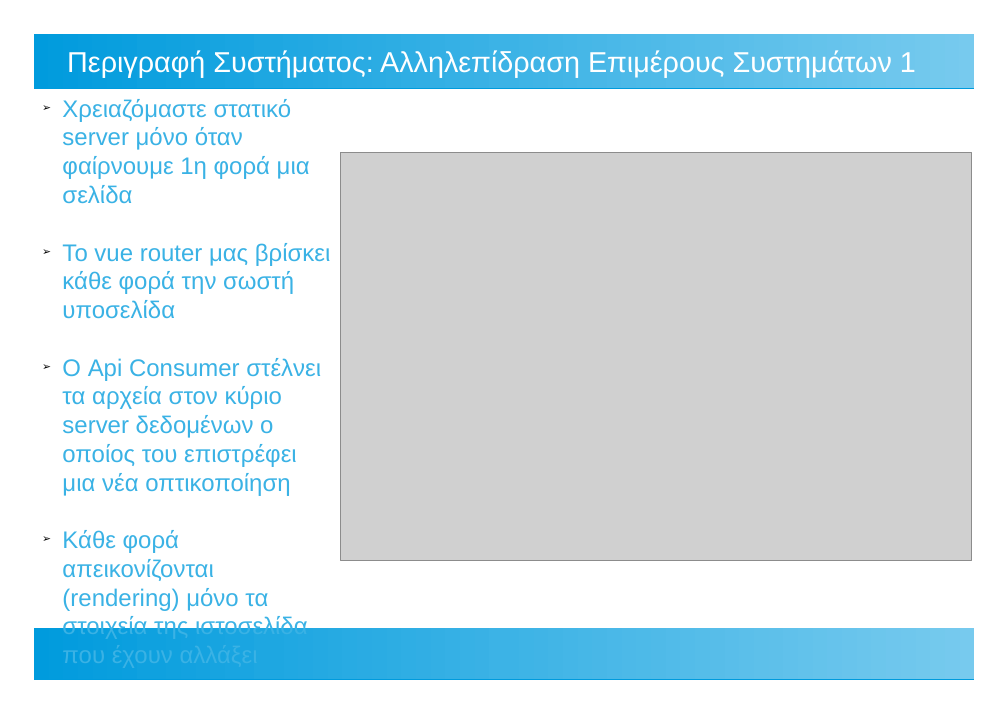
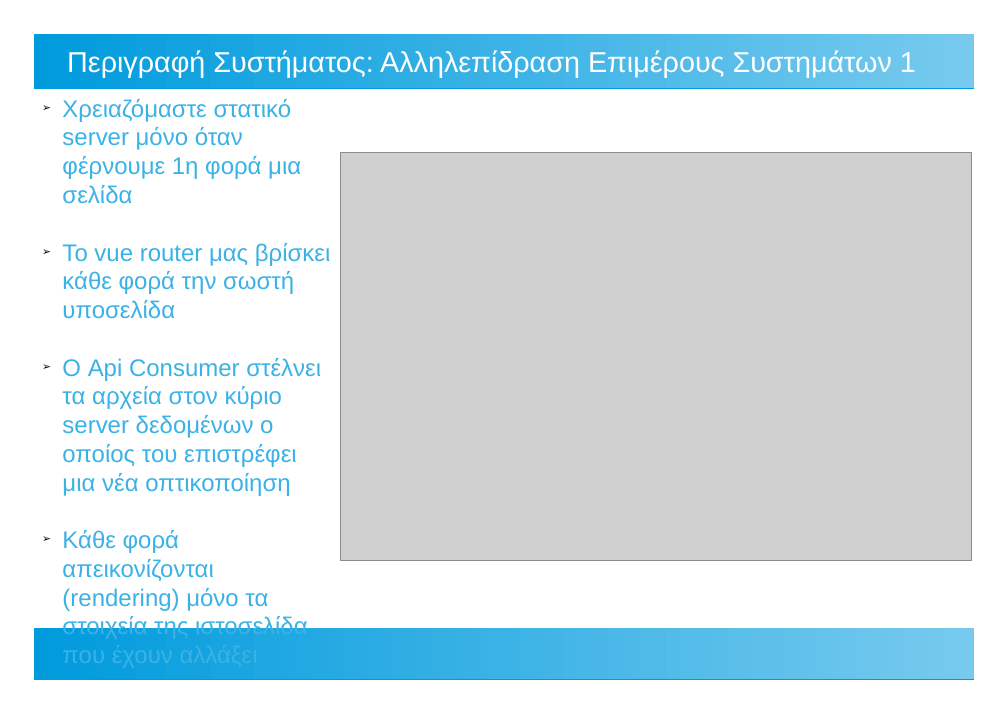
Before and after one commit to ThanosApostolou/omv, a slide deck: slide 7 of docs/thesis presentation.odp. Drawn at 1008x713 pixels with LibreOffice and Linux fonts; fonts in the diff are those of the drawing; grey boxes stand for pictures. Boxes give left, top, right and bottom in pixels: in the first picture for what was removed or moved away, otherwise in the second. Text is boxed around its words. In the diff, an @@ line names an element or a change of style, - is before the commit and + after.

Commit message:
update presentation

```diff
--- a/docs/thesis presentation.odp
+++ b/docs/thesis presentation.odp
@@ text at (x1=62, y1=99, x2=301, y2=204): text changed @@
-➢ Χρειαζόμαστε στατικό server μόνο όταν φαίρνουμε 1η φορά μια σελίδα
+➢ Χρειαζόμαστε στατικό server μόνο όταν φέρνουμε 1η φορά μια σελίδα
```
Also in this commit, not shown: 1 other slide changed, 1 other file.
